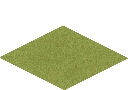
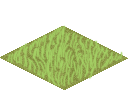
Layers edited between the first and the second 128px x 90px image:
renamed "tempture" to "Layer 1", opacity 25% → 100%, blend overlay → normal, painted on it over [7, 25, 123, 88]
